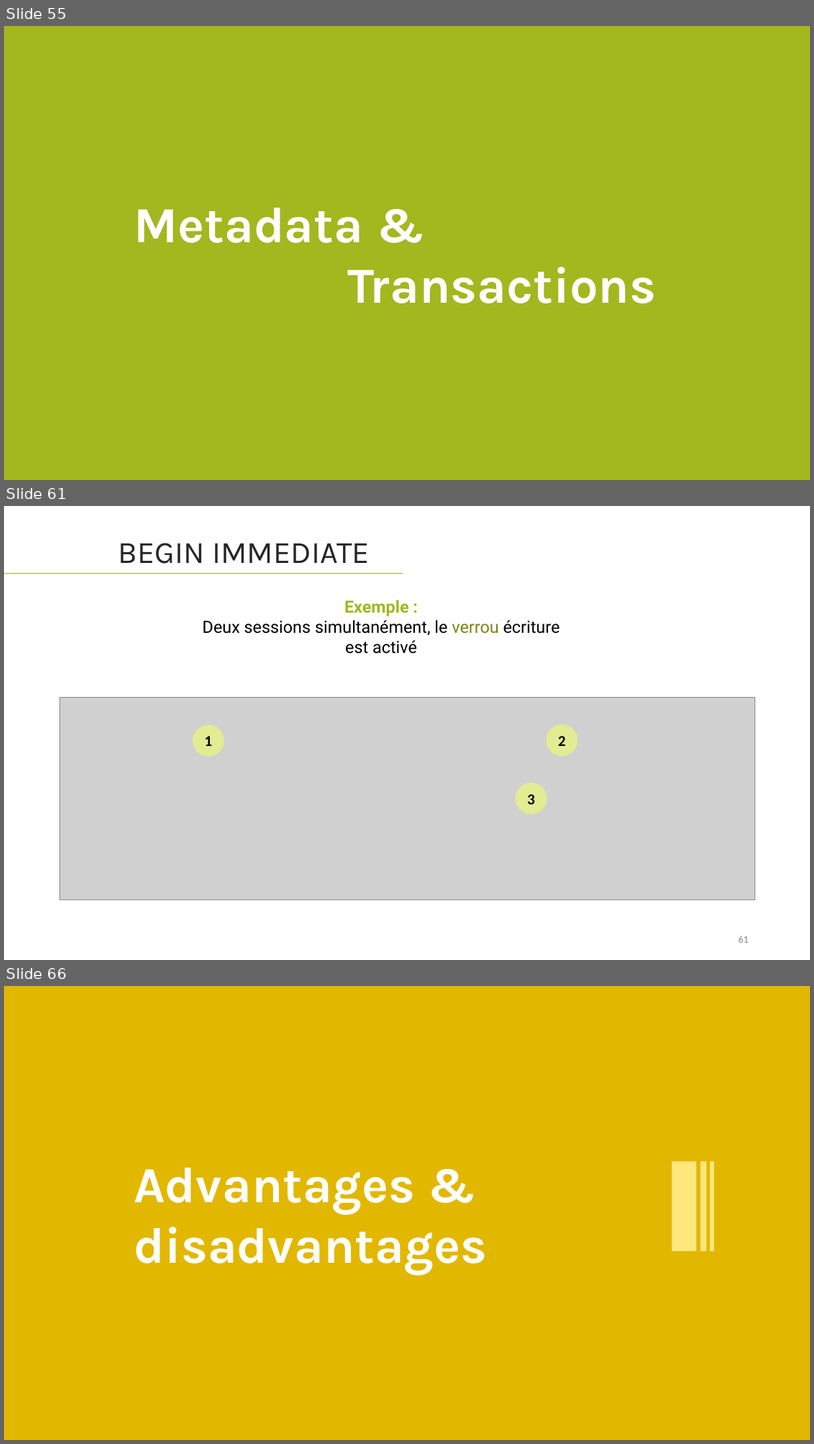
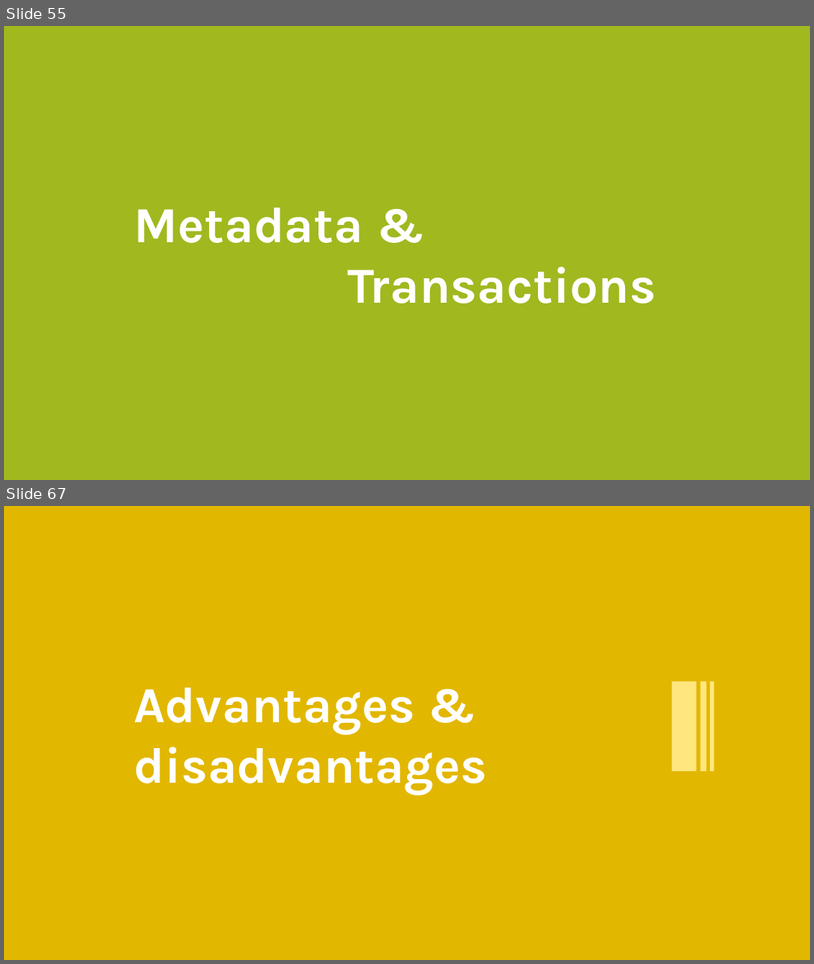
Before and after one commit to lahcenrahlaoui/Wingardium_Leviosaaaa, a slide deck: Presentation-projet-SQLite (1) - Copy.pptx. Shown one above the other, each under a label of ours: slides 55, 61 and 66 before the commit, slides 55 and 67 after it; the slides between them are not shown. The pictures are 814x1444 and 814x964 pixels, drawn with LibreOffice and Linux fonts; fonts in the diff are those of the drawing; grey boxes stand for pictures. Boxes give left, top, right and bottom in pixels: in the first picture for what was removed or moved away, otherwise in the second. Text is boxed around its words. In the diff, an @@ line names an element or a change of style, - is before the commit and + after.

```diff
--- a/Presentation-projet-SQLite (1) - Copy.pptx
+++ b/Presentation-projet-SQLite (1) - Copy.pptx
@@ slide 61 removed at bbox=[4, 506, 810, 960], background #FFFFFF @@
@@ text removed at bbox=[118, 543, 370, 564] @@
-BEGIN IMMEDIATE
@@ line removed from (4, 574) to (404, 574) @@
@@ text removed at bbox=[203, 600, 561, 654] @@
-Exemple :
-Deux sessions simultanément, le verrou écriture est activé
@@ picture removed at bbox=[59, 698, 756, 899] @@
@@ ellipse removed at bbox=[193, 725, 224, 756] @@
-1
@@ ellipse removed at bbox=[548, 724, 578, 755] @@
-2
@@ ellipse removed at bbox=[516, 783, 547, 814] @@
-3
@@ page number removed at bbox=[738, 936, 748, 942] @@
-61
@@ what was slide 66 is now slide 67 @@
```
Also in this commit, not shown: 7 slides changed, 6 slides added, 4 other slides removed.
